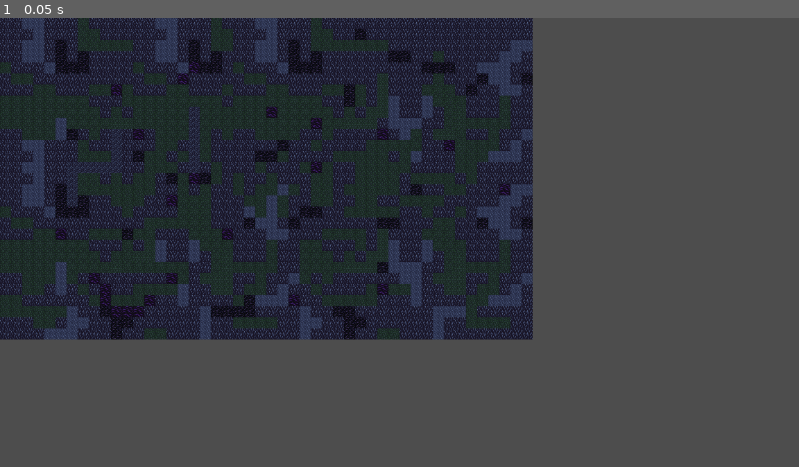
Above: before the commit, frame 1.
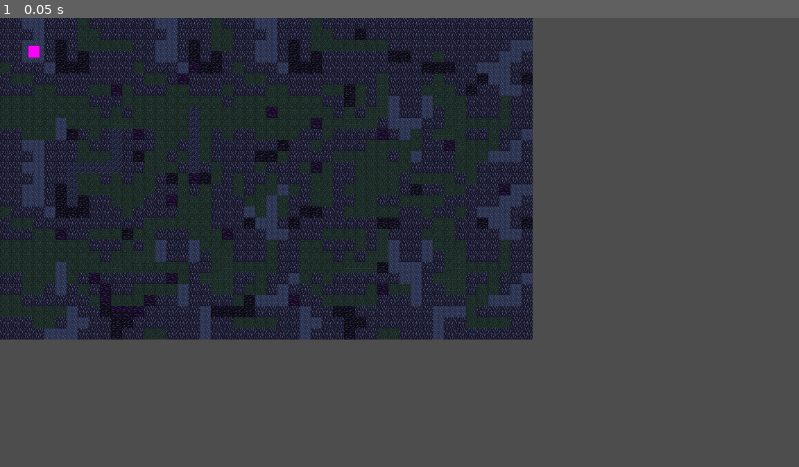
Above: after the commit, the same moment.

Repository: Vimato184/bullet-hell
Game: Godot game, scene res://World/world.tscn
Two runs of this game, one before a commit and one after it. Both use one fixed random seed, a clock stepped at 60 frames per second and the inputs below. The project has no main scene, so this scene is started directly.
Inputs:
- Up to frame 1 (0.05 s): no input

The runs differ from the first frame. In frame 1, less than 0.1% of the frame differs, in the area x 3-6%, y 6-9%.

Commit message:
add: Система компонентов + Player.tsn
Каждая система будь то движение или инпут имеет свой компонент как
скрипт и как нода. Также добавлен простенький актор игрока.

Diff:
--- /dev/null
+++ b/Actors/Player/player.gd
@@ -0,0 +1 @@
+extends Actor
--- /dev/null
+++ b/Actors/Player/player.tscn
@@ -0,0 +1,11 @@
+[gd_scene format=3 uid="uid://bjqn03dl6debg"]
+
+[ext_resource type="PackedScene" uid="uid://u14v0lqurhy5" path="res://Actors/actor.tscn" id="1_5ni5v"]
+[ext_resource type="Script" uid="uid://cmsyyreho55v4" path="res://Actors/Player/player.gd" id="2_b63gh"]
+[ext_resource type="Script" uid="uid://7kywwprkwyjv" path="res://Systems/Components/player_input_component.gd" id="2_v1key"]
+
+[node name="Player" unique_id=456124090 instance=ExtResource("1_5ni5v")]
+script = ExtResource("2_b63gh")
+
+[node name="InputComponent" type="Node" parent="." index="3" unique_id=367989846]
+script = ExtResource("2_v1key")
--- a/Actors/actor.gd
+++ b/Actors/actor.gd
@@ -1,9 +1,13 @@
 extends CharacterBody2D
-
+class_name Actor
 
 var is_placeholder: bool = true # Яыляется ли заглушкой-шаблоном
 
 @onready var placegolder_sprite: Sprite2D = $Placeholder
+
+@onready var movement = $MovementComponent
+
+
 var sprite: Sprite2D # Потом пригодится для разных манипуляций с внешкой.
 
 @export var speed: float = 200
@@ -16,13 +20,4 @@
 
 
 func _physics_process(delta) -> void:
-	"""Временная реализация движения"""
-	var direction = Vector2.ZERO
-
-	direction.x = Input.get_action_strength("ui_right") - Input.get_action_strength("ui_left")
-	direction.y = Input.get_action_strength("ui_down") - Input.get_action_strength("ui_up")
-
-	direction = direction.normalized()
-
-	velocity = direction * speed
-	move_and_slide()
+	move_and_slide() # Движение в отдельном компоненте.
--- a/Actors/actor.tscn
+++ b/Actors/actor.tscn
@@ -1,6 +1,7 @@
 [gd_scene format=3 uid="uid://u14v0lqurhy5"]
 
 [ext_resource type="Script" uid="uid://ddv6jn72ekpv3" path="res://Actors/actor.gd" id="1_0csou"]
+[ext_resource type="Script" uid="uid://ch1rrvx2f3wmf" path="res://Systems/Components/movement_component.gd" id="2_1q57a"]
 
 [sub_resource type="CircleShape2D" id="CircleShape2D_1q57a"]
 
@@ -16,3 +17,6 @@
 position = Vector2(0.18749985, -0.5625)
 scale = Vector2(16.375, 16.875)
 texture = SubResource("PlaceholderTexture2D_4pvqt")
+
+[node name="MovementComponent" type="Node" parent="." unique_id=1521644069]
+script = ExtResource("2_1q57a")
--- /dev/null
+++ b/Systems/Components/movement_component.gd
@@ -0,0 +1,11 @@
+extends Node
+
+@export var speed: float = 200.0
+var direction := Vector2.ZERO
+
+func _ready():
+	pass
+
+func _physics_process(delta):
+	var body = get_parent()
+	body.velocity = direction.normalized() * speed
--- /dev/null
+++ b/Systems/Components/player_input_component.gd
@@ -0,0 +1,11 @@
+extends Node
+
+@onready var movement = get_parent().get_node("MovementComponent")
+
+func _physics_process(delta):
+	var dir = Vector2(
+		Input.get_action_strength("ui_right") - Input.get_action_strength("ui_left"),
+		Input.get_action_strength("ui_down") - Input.get_action_strength("ui_up")
+	)
+
+	movement.direction = dir
--- a/World/world.tscn
+++ b/World/world.tscn
@@ -1,6 +1,7 @@
 [gd_scene format=4 uid="uid://c8yjk5q5gxwpm"]
 
 [ext_resource type="Texture2D" uid="uid://v41ds15odyyd" path="res://Assets/textures_02_08_25.png" id="1_62w18"]
+[ext_resource type="PackedScene" uid="uid://u14v0lqurhy5" path="res://Actors/actor.tscn" id="2_8a836"]
 
 [sub_resource type="TileSetAtlasSource" id="TileSetAtlasSource_8a836"]
 texture = ExtResource("1_62w18")
@@ -618,7 +619,11 @@
 sources/0 = SubResource("TileSetAtlasSource_8a836")
 
 [node name="World" type="Node2D" unique_id=327796550]
+metadata/_edit_horizontal_guides_ = [-144.0]
 
 [node name="TileMapLayer" type="TileMapLayer" parent="." unique_id=1802112472]
 tile_map_data = PackedByteArray("AAAAAAAAAAAJAAcAAAABAAAAAAAJAAcAAAACAAEAAAAJAAcAAAADAAEAAAAOAAcAAAAEAAEAAAAJAAcAAAAFAA …(22192 unchanged characters)…
 tile_set = SubResource("TileSet_j8job")
+
+[node name="Actor" parent="." unique_id=456124090 instance=ExtResource("2_8a836")]
+position = Vector2(49, 49)
Not shown, added: Actors/Player/player.gd.uid
Not shown, added: Systems/Components/movement_component.gd.uid
Not shown, added: Systems/Components/player_input_component.gd.uid
